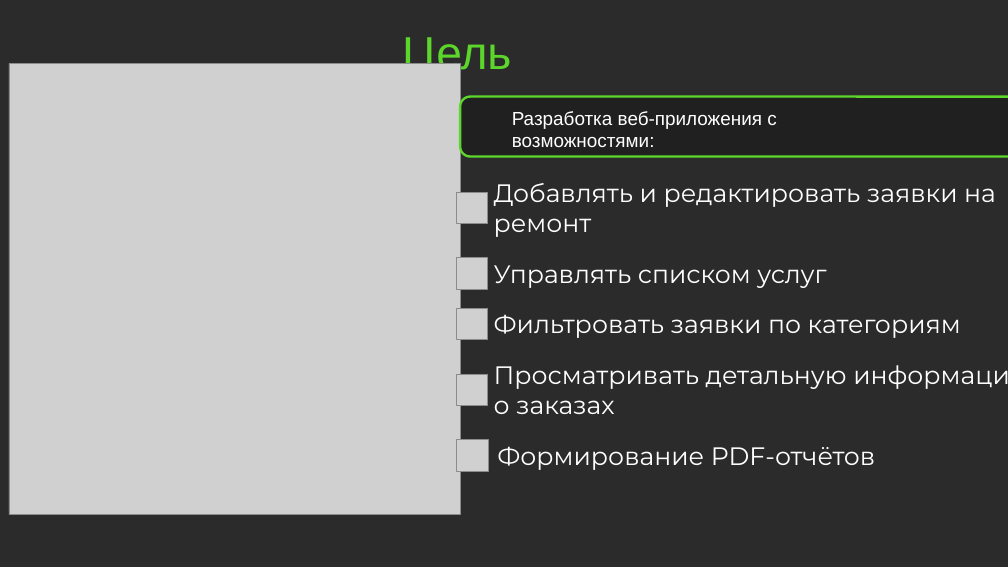
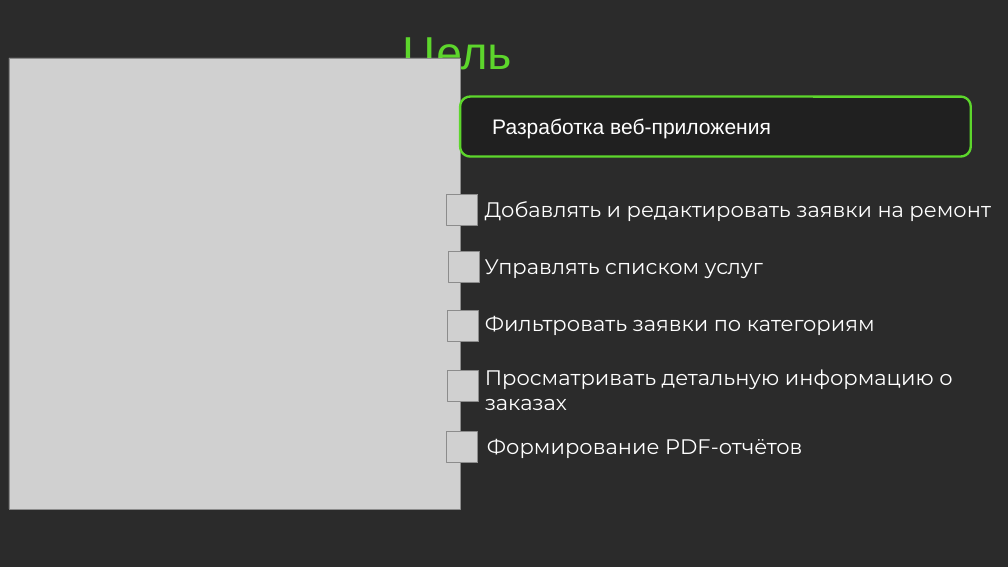
Before and after one commit to amadesya/CourseProject, a slide deck: slide 4 of Документация/Разработка подсистемы СмартФикс.pptx. Drawn at 1008x567 pixels with LibreOffice and Linux fonts; fonts in the diff are those of the drawing; grey boxes stand for pictures; background and template pictures are left out; a plain dark background stands for a picture behind light text. Boxes give left, top, right and bottom in pixels: in the first picture for what was removed or moved away, otherwise in the second. Text is boxed around its words. In the diff, an @@ line names an element or a change of style, - is before the commit and + after.

```diff
--- a/Документация/Разработка подсистемы СмартФикс.pptx
+++ b/Документация/Разработка подсистемы СмартФикс.pptx
@@ picture: place and size @@
-picture at (9,64,461,515)
+picture at (9,58,461,510)
@@ rounded rectangle: place and size @@
-rounded rectangle at (461,97,1008,157)
+rounded rectangle at (461,97,971,157)
@@ text at (492,118,771,138): text changed; size 18 to 20 pt @@
-Разработка веб-приложения c
-возможностями:
+Разработка веб-приложения
@@ picture: place and size @@
-picture at (457,193,488,224)
+picture at (447,194,478,225)
@@ size 24 to 20 pt in 5 elements at (485,369,952,410), (485,315,875,335), (485,259,763,278), (487,438,802,458), (485,201,991,221) @@
@@ text "Добавлять и редактировать заявки на ...": place and size @@
-text "Добавлять и редактировать заявки на ..." at (494,183,996,237)
+text "Добавлять и редактировать заявки на ..." at (485,201,991,221)
@@ picture: place and size @@
-picture at (457,258,488,289)
+picture at (448,251,479,282)
@@ text "Управлять списком услуг": place and size @@
-text "Управлять списком услуг" at (494,265,826,288)
+text "Управлять списком услуг" at (485,259,763,278)
@@ picture: place and size @@
-picture at (457,309,488,340)
+picture at (448,311,479,342)
@@ text "Фильтровать заявки по категориям": place and size @@
-text "Фильтровать заявки по категориям" at (494,314,961,338)
+text "Фильтровать заявки по категориям" at (485,315,875,335)
@@ picture: place and size @@
-picture at (457,374,488,405)
+picture at (447,371,478,402)
@@ text "Просматривать детальную информацию о заказах": place and size @@
-text "Просматривать детальную информацию о заказах" at (494,366,847,414)
+text "Просматривать детальную информацию о заказах" at (485,369,952,410)
@@ picture: place and size @@
-picture at (457,440,488,471)
+picture at (447,432,478,463)
@@ text "Формирование PDF-отчётов": place and size @@
-text "Формирование PDF-отчётов" at (497,446,875,470)
+text "Формирование PDF-отчётов" at (487,438,802,458)
```
Also in this commit, not shown: 6 other slides changed, 1 slide added, 1 slide removed.
